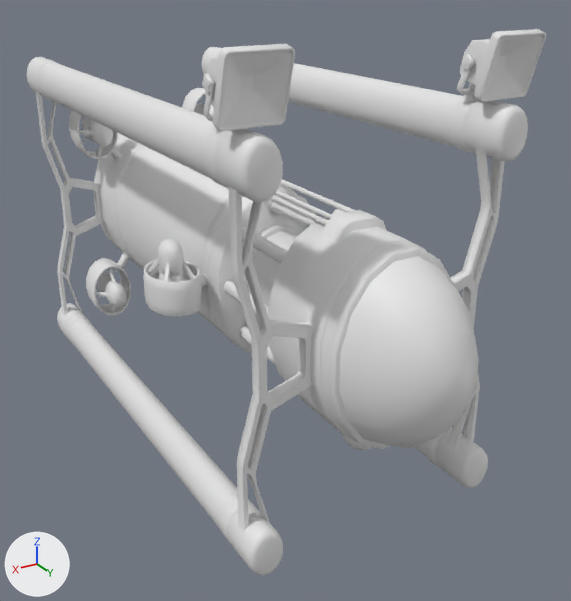
One commit to the OBJ model assets/models/uboot.obj: the scene before it, then after it.
The view is the same before and after, from a 50 mm camera at (1.38, 2.72, 1.08) aimed at (-0.1, 0.24, -0.16). The lights are fixed; the arrows at lower left show +X, +Y and +Z. The older version comes first. Where no turn or scale is listed for an object, it has been applied to the vertices. Vertices at exactly the same position are counted once.
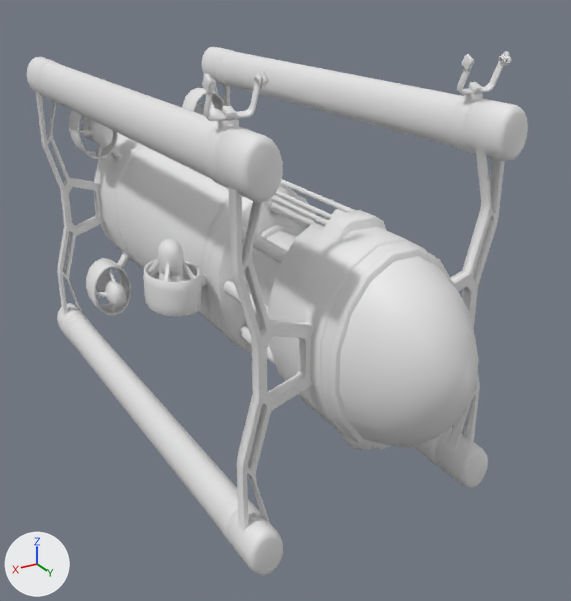
Edits to the scene script, one JSON object a line:
```json
{"block": "me_object_7", "where": "# used by ob_object_7; location = (0.0, 0.0, 0.0)"}
{"op": "remove", "block": "me_object_7", "code": "me_object_7.from_pydata(...)  # 9537 vertices, 17138 faces; spans x -0.53..0.53, y -1.23..1.33, z -0.69..0.9"}
{"op": "add", "block": "me_object_7", "code": "me_object_7.from_pydata(...)  # 9129 vertices, 16330 faces; spans x -0.51..0.51, y -1.23..1.33, z -0.69..0.82"}
{"block": "me_object_7", "change": "me_object_7 part 1: the loose piece of 204 vertices spanning x 0.33..0.53, y 0.84..1.02, z 0.7..0.9 is deleted"}
{"block": "me_object_7", "change": "me_object_7 part 2: the loose piece of 204 vertices spanning x -0.53..-0.34, y 0.84..1.02, z 0.7..0.9 is deleted"}
{"block": "me_object_7", "change": "me_object_7 part 3: 52 vertices moved within x 0.35..0.51, y 0.83..0.9, z 0.69..0.82"}
{"block": "me_object_7", "change": "me_object_7 part 4: 50 vertices moved within x -0.51..-0.35, y 0.83..0.9, z 0.71..0.82"}
{"block": "me_object_7", "change": "other edits to the shape of me_object_7 do not show in these pictures"}
```

What differs and where, as boxes [x1, y1, x2, y2] in the pictures (571 x 601 px; the box of a moved part takes in the faces that stretch with it):
```json
{"object": "Object_7", "change": "reshaped", "before": [27, 29, 546, 576], "after": [27, 47, 528, 576]}
{"part": 1, "of": "me_object_7", "change": "deleted", "before": [205, 44, 295, 131]}
{"part": 2, "of": "me_object_7", "change": "deleted", "before": [460, 29, 546, 102]}
{"part": 3, "of": "me_object_7", "change": "moved or reshaped", "before": [204, 74, 210, 78], "after": [204, 70, 268, 118], "on screen": "mostly hidden before"}
{"part": 4, "of": "me_object_7", "change": "moved or reshaped", "before": [463, 54, 476, 87], "after": [463, 51, 511, 92], "on screen": "mostly hidden before"}
```
